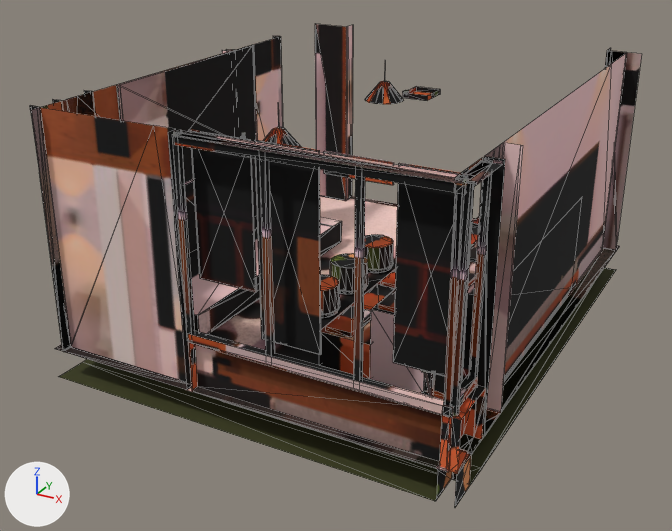
The glTF model site/public/models/baked/room-event-day.gltf, before and after one commit.
The view is the same before and after, from a 50 mm lens placed at (3.65, -6.75, 2.03), pointed at (1.64, -3.09, 0.2). The axes (+X, +Y, +Z) are drawn at lower left. The lights are the same throughout. The older version comes first. Mesh edges are drawn as thin lines. Vertices at exactly the same position are counted once.

In view in the first picture: 'room-event.baked.001'.
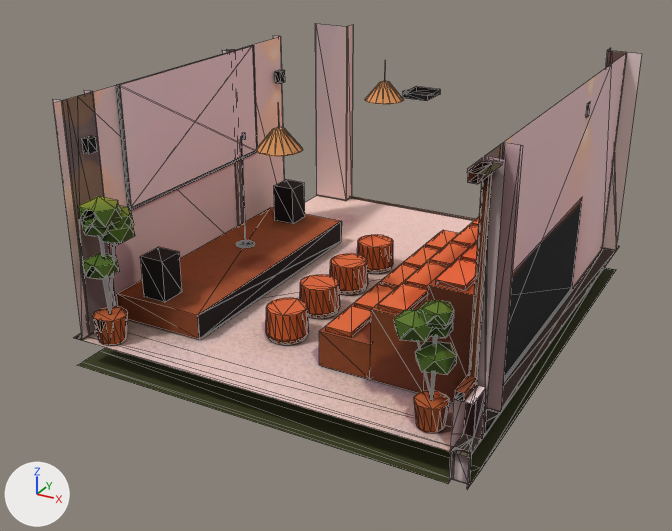
What differs and where, as boxes [x1, y1, x2, y2] in the pictures (672 x 531 px):
'room-event.baked.001', reshaped: before [30, 24, 642, 507]; after [53, 24, 642, 489]
part 1 of me_room_event_baked_003, added: after [275, 70, 285, 84]
part 2 of me_room_event_baked_003, added: after [82, 136, 97, 154]
part 3 of me_room_event_baked_003, deleted: before [172, 130, 473, 417]
part 4 of me_room_event_baked_003, cut back: before [30, 97, 501, 507]; after [53, 97, 501, 489]
part 5 of me_room_event_baked_003, surface changed: before [53, 24, 642, 501]; after [53, 24, 642, 485]

Patch to the scene script:
```diff
--- a/site/public/models/baked/room-event-day.gltf.py
+++ b/site/public/models/baked/room-event-day.gltf.py
@@ me_room_event_baked_003 @@
 # used by ob_room_event_baked_001; location = (0.0, 0.0, 0.0)
-me_room_event_baked_003.from_pydata(...)  # 1612 vertices, 2618 faces; spans x 0.76..2.7, y -4.12..-1.68, z -0.15..1.1
+me_room_event_baked_003.from_pydata(...)  # 1399 vertices, 2221 faces; spans x 0.76..2.7, y -4.0..-1.68, z -0.15..1.1
+# me_room_event_baked_003 part 1: a new loose piece, a box spanning x 0.829..0.862, y -2.325..-2.275, z 0.857..0.923, in mat_baked_room_event_day (picture img_room_event_day_jpg)
+# me_room_event_baked_003 part 2: a new loose piece, a box spanning x 0.829..0.862, y -3.875..-3.825, z 0.857..0.923, in mat_baked_room_event_day (picture img_room_event_day_jpg)
+# me_room_event_baked_003 part 3: 10 loose pieces with 80 vertices, spanning x 1.51..2.68, y -4.12..-4.02, z 0.23..1.09, are deleted
+# me_room_event_baked_003 part 4: 15 vertices moved from x 0.76..2.7, y -4.12..-4.07, z -0.15..1.09 to x 0.76..2.7, y -4.0, z -0.15..1.09; 230 vertices removed from x 0.76..2.7, y -4.12..-4.01, z -0.14..1.1; 65 vertices added at x 0.76..2.7, y -4.0, z -0.14..1.1
+# me_room_event_baked_003 part 5: 2006 kept faces spanning x 0.76..2.7, y -4.0..-1.68, z -0.15..1.1 get new texture (UV) coordinates
+# other edits to the shape of me_room_event_baked_003 do not show in these pictures
 me_room_event_baked_003.materials.append(mat_baked_room_event_day)
```
